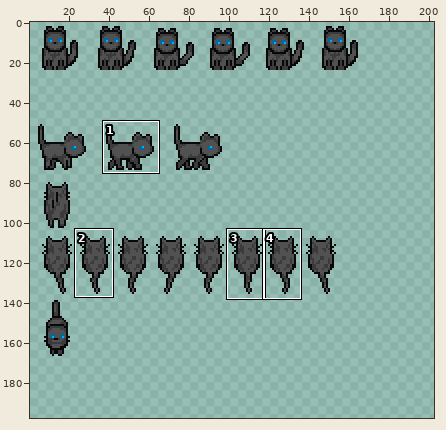
Sprite sheet: Assets/Sprites/characters/GreyCat.png. Above: a wide view before the commit, with the close-up outlined.
Close-up. Before the commit:
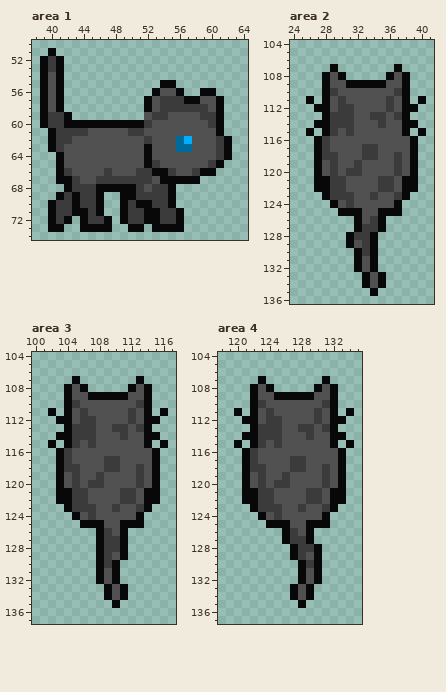
The file is 300x300 pixels. Colours within 5 levels of each other are drawn and written as one. Shown: area 1: x 38..64, y 50..74; area 2: x 24..41, y 104..136; area 3: x 100..117, y 104..137; area 4: x 118..135, y 104..137. The old version is drawn lined up with the new one. The wide view leaves out empty margins. The commit also changed other parts of the picture, which this record leaves out.
Once edited:
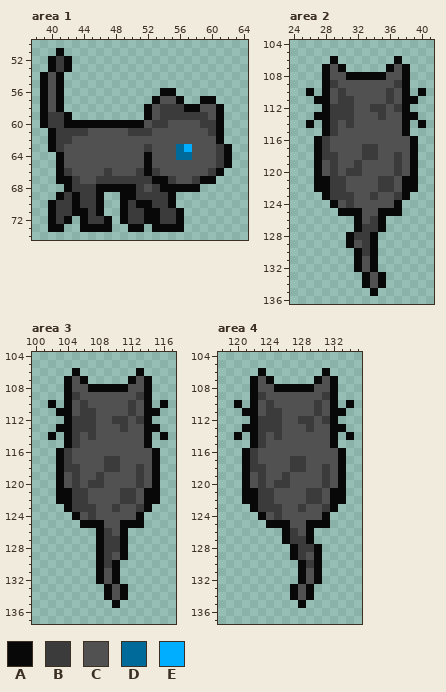
Palette (. is transparent): A #080808  B #3b3b3b  C #515151  D #006a9b  E #00aeff
Difference:
drawings rearranged on the sheet (the old picture shows each at its new place; 3 dropped ones are not shown)
Area 1:
y 51: x 40..41 A. -> .A
y 52..53: x 39..42 ABA. -> .ABA
y 55: x 54..55 AA -> ..
y 56: x 53..56 ACCA -> .AA.; x 59..60 AA -> ..
y 57: x 52..61 ACBBBAACCA -> .ACCA..AA.
y 58: x 57..59 BBB -> AAC
y 59: x 52..53 CB -> AC; x 55..58 CCCC -> BBBB; x 60 B -> C
y 60: x 52..54 BCC -> CBB; x 59 C -> B
y 61: x 52 C -> B; x 60 C -> B
y 62: x 52 B -> C; x 56..57 DE -> CC; x 61..62 BA -> A.
y 63: x 52 A -> B; x 57 D -> E
y 64: x 56..57 CC -> DD
y 65: x 53 B -> C; x 60..62 BA. -> CBA
y 66: x 52..55 BAAB -> ABCC; x 58..61 BAA. -> CCBA
y 67: x 53 C -> A; x 55..60 AAAA.. -> BCCBAA
y 68: x 54 B -> A; x 56..58 ... -> AAA
Area 2:
y 106: x 29 . -> A; x 37 . -> A
y 107: x 28..30 .A. -> ACA; x 36..38 .A. -> ACA
y 108: x 30..36 A.....A -> CAAAAAC
y 109: x 29 C -> B; x 31..35 AAAAA -> CCCCC; x 37 C -> B
y 110: x 26 . -> A; x 29..30 BC -> CB; x 36..37 CB -> BC; x 40 . -> A
y 111: x 26..27 A. -> .A; x 31 C -> B; x 39..40 .A -> A.
y 112: x 27 A -> .; x 29 C -> B; x 34..37 CCBC -> BBCB; x 39 A -> .
y 113: x 27 . -> A; x 34 B -> C; x 37 B -> C; x 39 . -> A
y 114: x 26..27 .A -> A.; x 30 B -> C; x 35 B -> C; x 39..40 A. -> .A
y 115: x 26 A -> .; x 31 B -> C; x 40 A -> .
Area 3:
y 106: x 105 . -> A; x 113 . -> A
y 107: x 104..106 .A. -> ACA; x 112..114 .A. -> ACA
y 108: x 106..112 A.....A -> CAAAAAC
y 109: x 105 C -> B; x 107..111 AAAAA -> CCCCC; x 113 C -> B
y 110: x 102 . -> A; x 105..106 BC -> CB; x 112..113 CB -> BC; x 116 . -> A
y 111: x 102..103 A. -> .A; x 107 C -> B; x 115..116 .A -> A.
y 112: x 103 A -> .; x 105 C -> B; x 110..113 CCBC -> BBCB; x 115 A -> .
y 113: x 103 . -> A; x 110 B -> C; x 113 B -> C; x 115 . -> A
y 114: x 102..103 .A -> A.; x 106 B -> C; x 111 B -> C; x 115..116 A. -> .A
y 115: x 102 A -> .; x 107 B -> C; x 116 A -> .
Area 4:
y 106: x 123 . -> A; x 131 . -> A
y 107: x 122..124 .A. -> ACA; x 130..132 .A. -> ACA
y 108: x 124..130 A.....A -> CAAAAAC
y 109: x 123 C -> B; x 125..129 AAAAA -> CCCCC; x 131 C -> B
y 110: x 120 . -> A; x 123..124 BC -> CB; x 130..131 CB -> BC; x 134 . -> A
y 111: x 120..121 A. -> .A; x 125 C -> B; x 133..134 .A -> A.
y 112: x 121 A -> .; x 123 C -> B; x 128..131 CCBC -> BBCB; x 133 A -> .
y 113: x 121 . -> A; x 128 B -> C; x 131 B -> C; x 133 . -> A
y 114: x 120..121 .A -> A.; x 124 B -> C; x 129 B -> C; x 133..134 A. -> .A
y 115: x 120 A -> .; x 125 B -> C; x 134 A -> .
Pixel boxes of the changes (left, top, right, bottom) in both close-ups:
changed: (40, 48, 72, 72)
changed: (144, 80, 232, 192)
changed: (306, 56, 426, 136)
changed: (48, 368, 168, 448)
changed: (234, 368, 354, 448)
